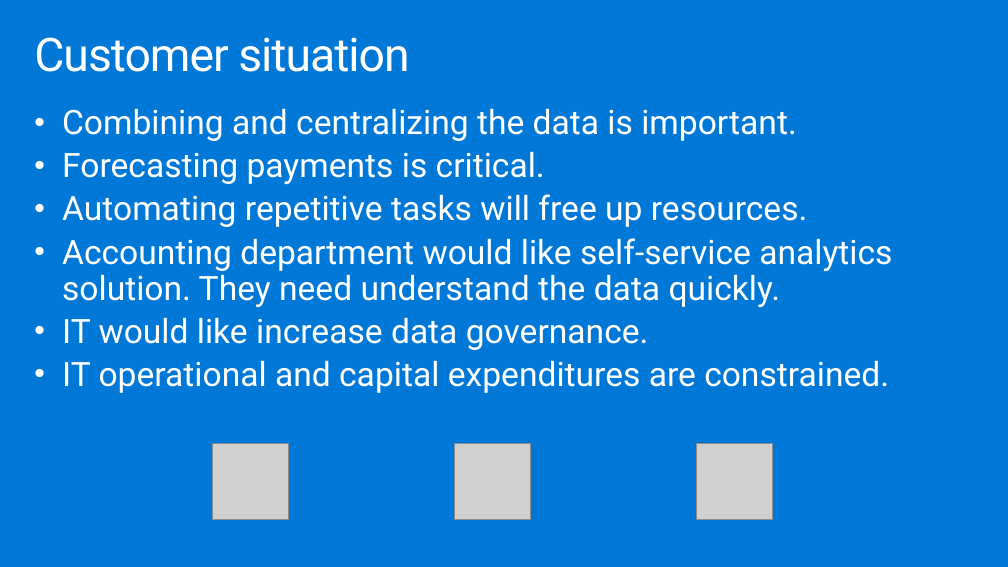
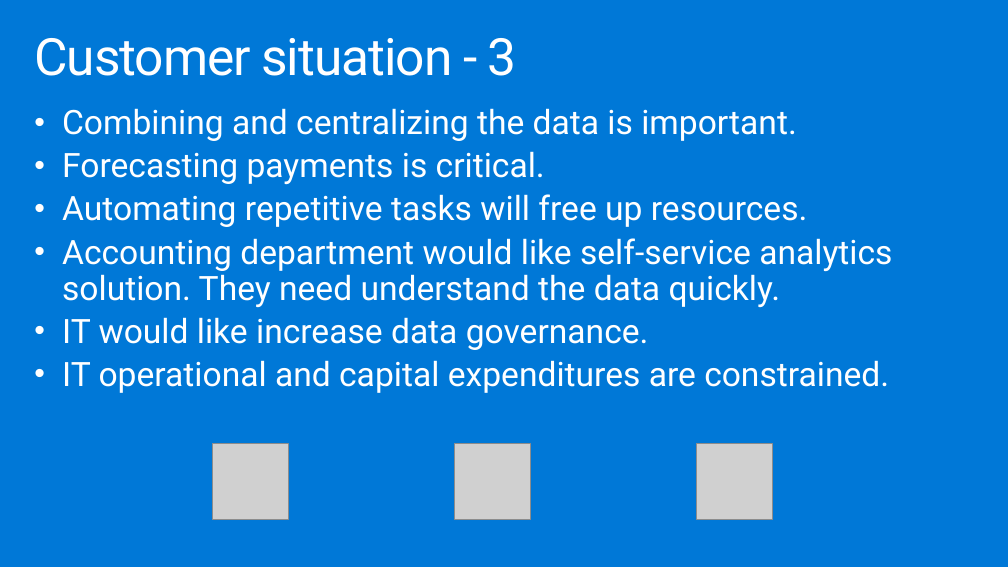
Before and after one commit to technofocus-pte/SAP-plus-extend-and-innovate-with-Data-and-AI, a slide deck: slide 6 of Whiteboard design session/WDS trainer presentation - SAP plus extend and innovate with Data and AI.pptx. Drawn at 1008x567 pixels with LibreOffice and Linux fonts; fonts in the diff are those of the drawing; grey boxes stand for pictures. Boxes give left, top, right and bottom in pixels: in the first picture for what was removed or moved away, otherwise in the second. Text is boxed around its words. In the diff, an @@ line names an element or a change of style, - is before the commit and + after.

```diff
--- a/Whiteboard design session/WDS trainer presentation - SAP plus extend and innovate with Data and AI.pptx
+++ b/Whiteboard design session/WDS trainer presentation - SAP plus extend and innovate with Data and AI.pptx
@@ title at box(34, 38, 517, 76): text changed; size 44.1 to 49 pt @@
-Customer situation
+Customer situation - 3
```
Also in this commit, not shown: 11 other slides changed, 18 other files.
